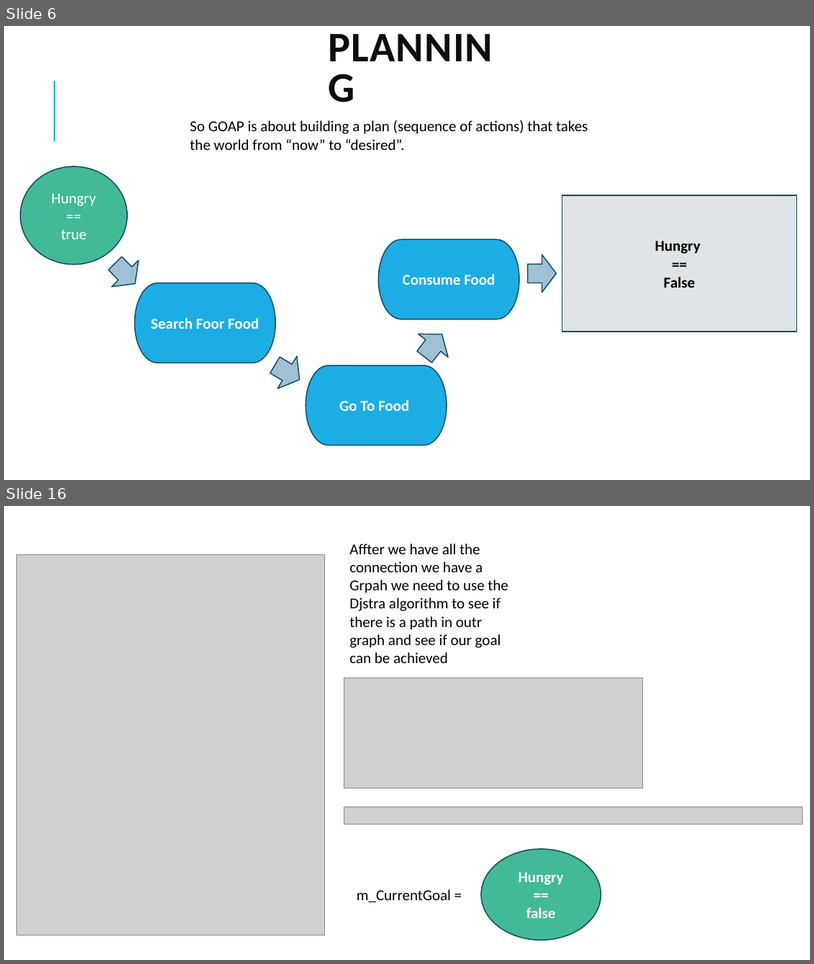
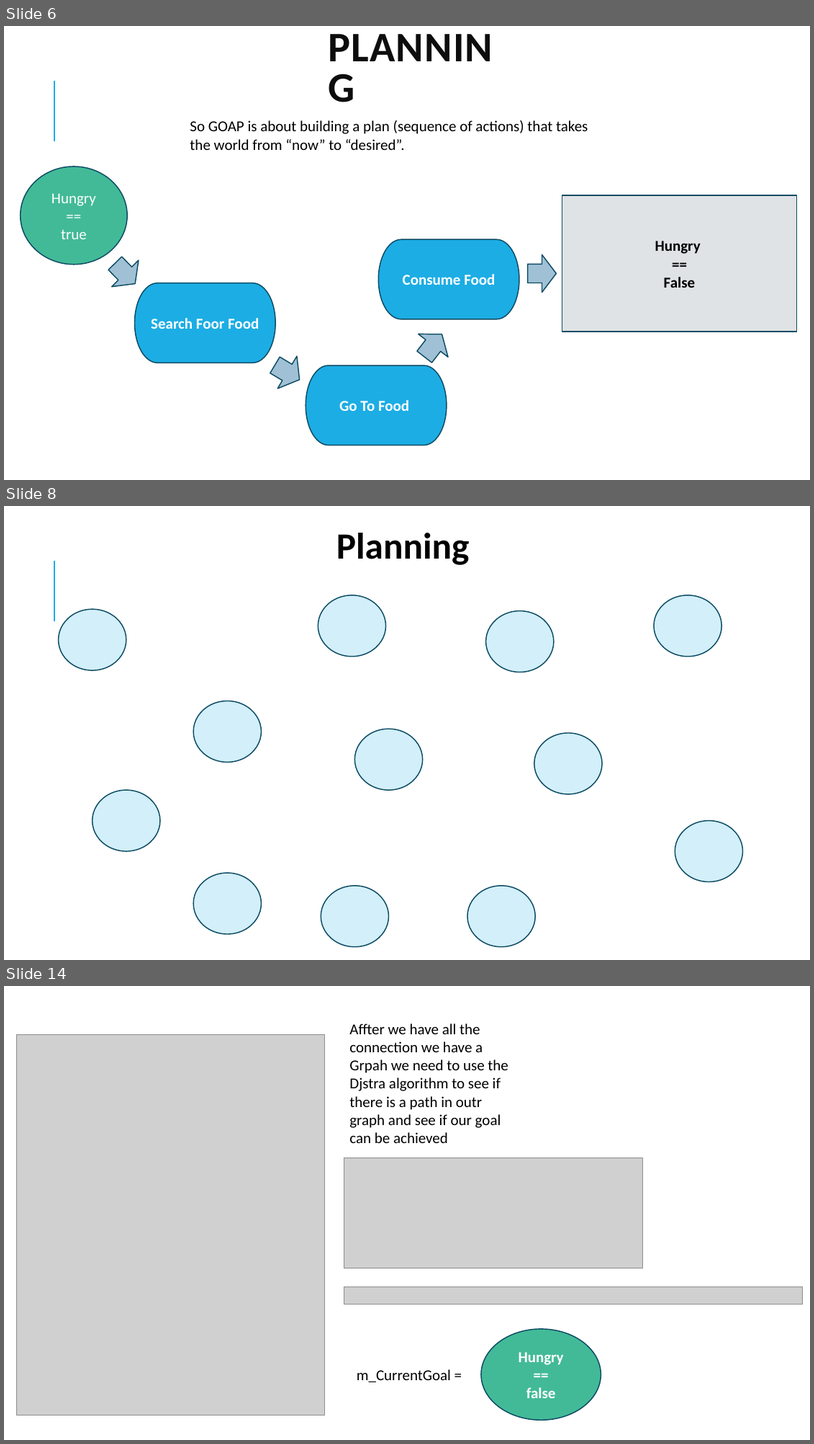
Before and after one commit to miguecrea/GOAP_RETAKE_PART_2, a slide deck: GPP_ZombieAI_Lozano_Miguel_2DAE10.pptx. Shown one above the other, each under a label of ours: slides 6 and 16 before the commit, slides 6, 8 and 14 after it; the slides between them are not shown. The pictures are 814x964 and 814x1444 pixels, drawn with LibreOffice and Linux fonts; fonts in the diff are those of the drawing; grey boxes stand for pictures. Boxes give left, top, right and bottom in pixels: in the first picture for what was removed or moved away, otherwise in the second. Text is boxed around its words. In the diff, an @@ line names an element or a change of style, - is before the commit and + after.

```diff
--- a/GPP_ZombieAI_Lozano_Miguel_2DAE10.pptx
+++ b/GPP_ZombieAI_Lozano_Miguel_2DAE10.pptx
@@ slide 8 added at [4, 506, 810, 960], background #FFFFFF; not listed: 1 template element that a slide beside it also shows @@
@@ text added at [337, 533, 470, 565], 44 pt, text #000000, bold @@
+Planning
@@ ellipse added at [59, 609, 126, 670], fill #D2EFFA, outline #0C4C64 1.25 pt @@
@@ ellipse added at [318, 595, 386, 656], fill #D2EFFA, outline #0C4C64 1.25 pt @@
@@ ellipse added at [486, 610, 554, 672], fill #D2EFFA, outline #0C4C64 1.25 pt @@
@@ ellipse added at [654, 595, 722, 656], fill #D2EFFA, outline #0C4C64 1.25 pt @@
@@ ellipse added at [193, 701, 261, 762], fill #D2EFFA, outline #0C4C64 1.25 pt @@
@@ ellipse added at [355, 728, 422, 790], fill #D2EFFA, outline #0C4C64 1.25 pt @@
@@ ellipse added at [535, 733, 602, 794], fill #D2EFFA, outline #0C4C64 1.25 pt @@
@@ ellipse added at [93, 790, 160, 851], fill #D2EFFA, outline #0C4C64 1.25 pt @@
@@ ellipse added at [676, 821, 743, 882], fill #D2EFFA, outline #0C4C64 1.25 pt @@
@@ ellipse added at [193, 872, 261, 934], fill #D2EFFA, outline #0C4C64 1.25 pt @@
@@ ellipse added at [321, 885, 388, 947], fill #D2EFFA, outline #0C4C64 1.25 pt @@
@@ ellipse added at [468, 885, 536, 947], fill #D2EFFA, outline #0C4C64 1.25 pt @@
@@ what was slide 16 is now slide 14 @@
```
Also in this commit, not shown: 2 slides changed, 9 other slides added, 2 slides removed, 12 other files.
